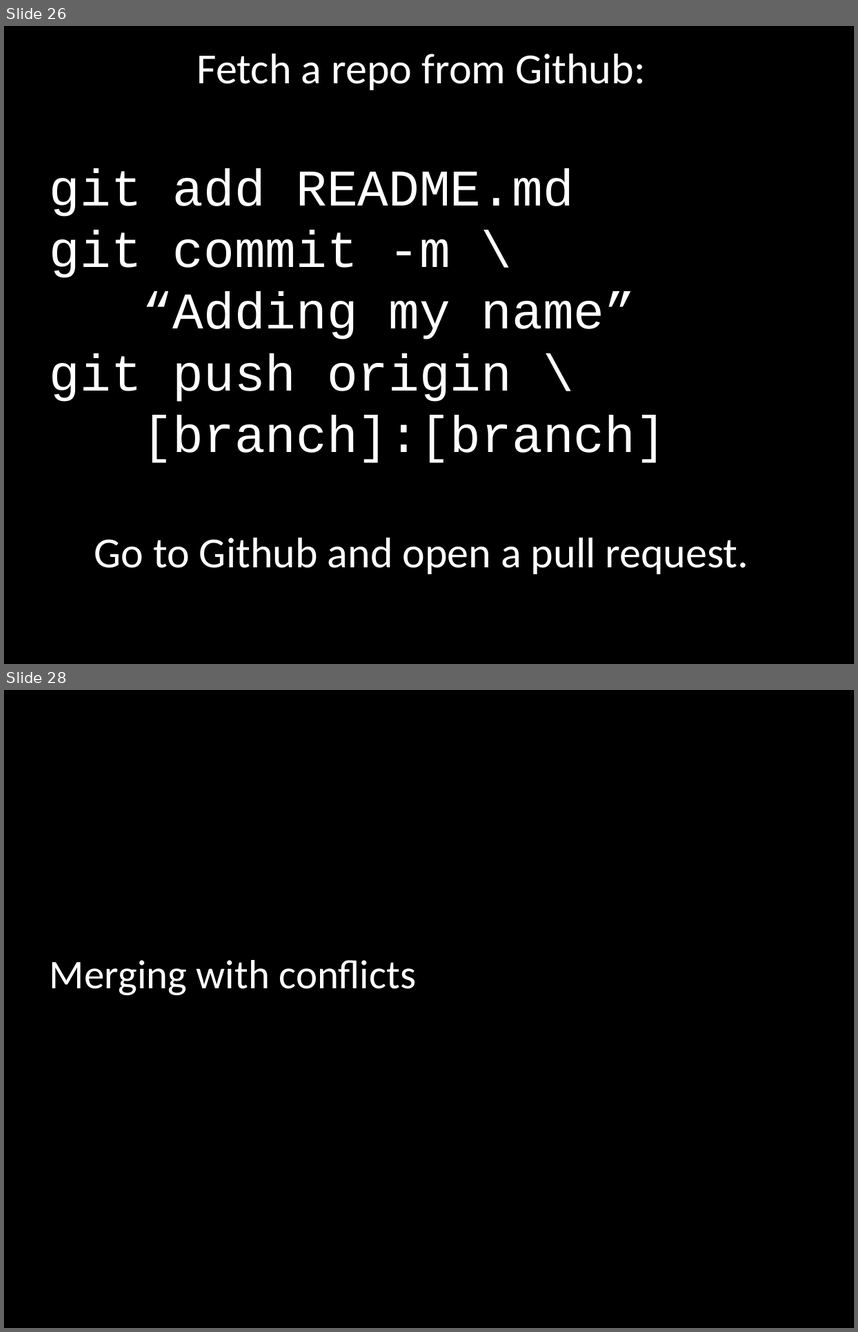
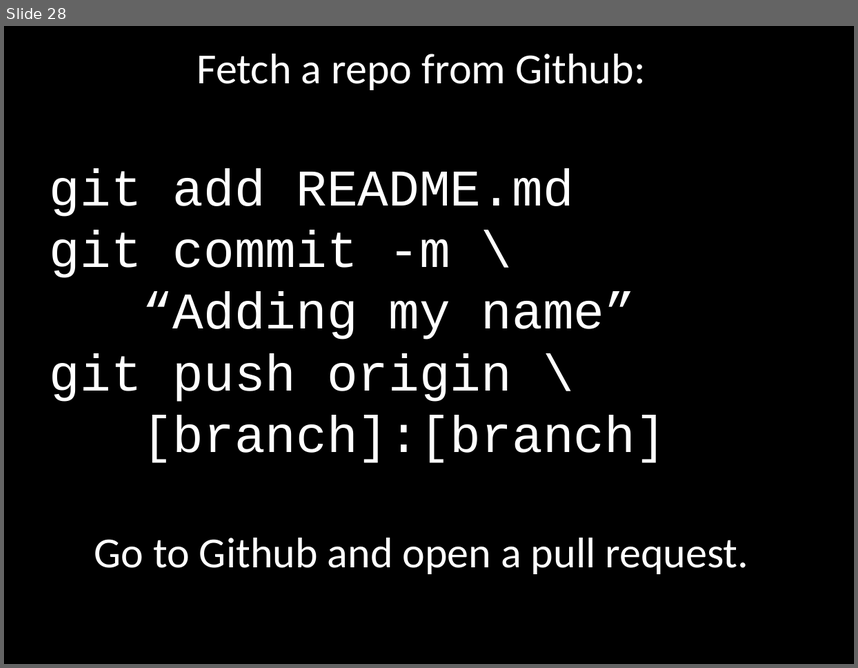
Before and after one commit to selenamarie/pyladiespdx-classes, a slide deck: intro_to_git/intro to git - branching and merging.odp. Shown one above the other, each under a label of ours: slides 26 and 28 before the commit, slide 28 after it; the slides between them are not shown. The pictures are 858x1332 and 858x668 pixels, drawn with LibreOffice and Linux fonts; fonts in the diff are those of the drawing. Boxes give left, top, right and bottom in pixels: in the first picture for what was removed or moved away, otherwise in the second. Text is boxed around its words. In the diff, an @@ line names an element or a change of style, - is before the commit and + after.

```diff
--- a/intro_to_git/intro to git - branching and merging.odp
+++ b/intro_to_git/intro to git - branching and merging.odp
@@ slide 28 removed at box(4, 690, 854, 1328), background #000000 @@
@@ subtitle removed at box(50, 960, 417, 995) @@
-Merging with conflicts
@@ what was slide 26 is now slide 28 @@
```
Also in this commit, not shown: 14 slides changed, 2 slides added, 2 other files.
